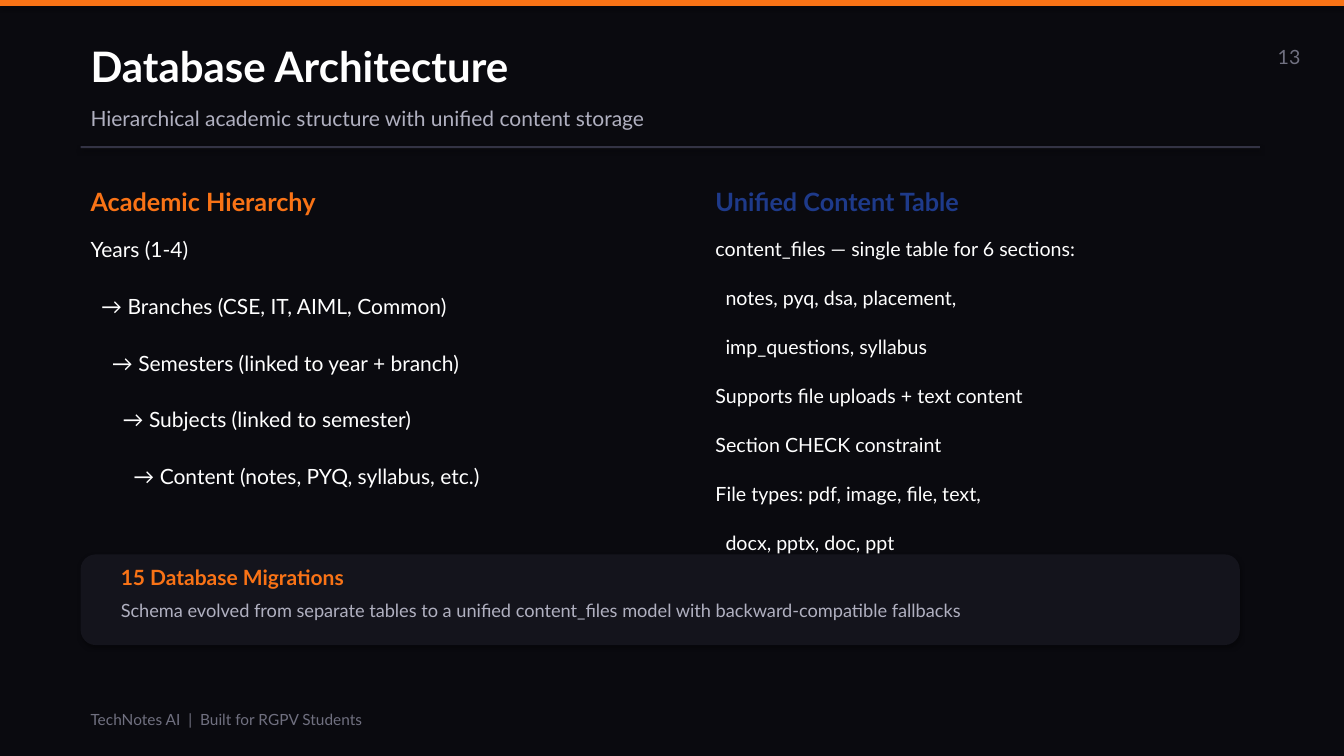
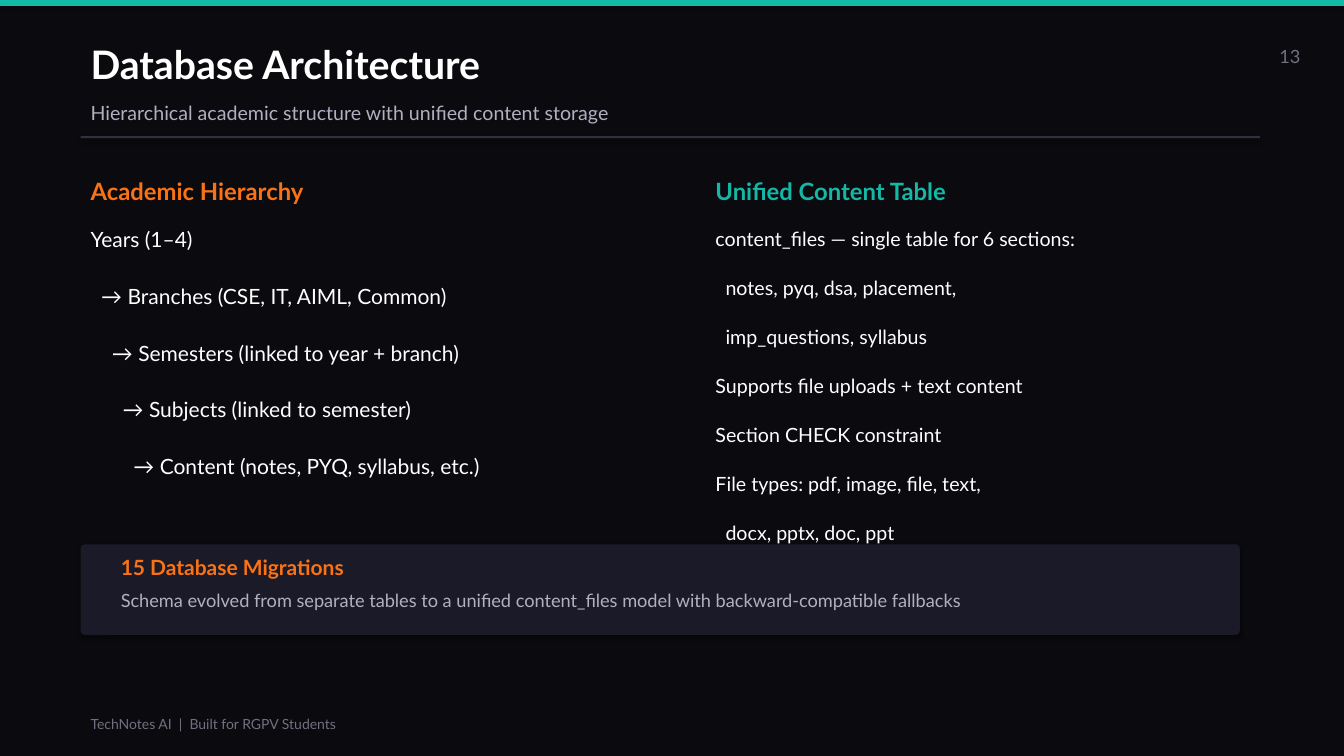
Before and after one commit to Dhruvtiwari059/tecgnotes, a slide deck: slide 13 of TechNotes_AI_Presentation.pptx. Drawn at 1344x756 pixels with LibreOffice and Linux fonts; fonts in the diff are those of the drawing. Boxes give left, top, right and bottom in pixels: in the first picture for what was removed or moved away, otherwise in the second. Text is boxed around its words. In the diff, an @@ line names an element or a change of style, - is before the commit and + after.

```diff
--- a/TechNotes_AI_Presentation.pptx
+++ b/TechNotes_AI_Presentation.pptx
@@ rectangle at <box>0,0,1344,6</box>: fill #F97316 to #14B8A6 @@
@@ text "Database Architecture" at <box>91,50,480,80</box>: size 30 to 28 pt @@
@@ text "13" at <box>1279,50,1300,63</box>: size 14 to 13 pt @@
@@ text "Hierarchical academic structure with unified ..." at <box>91,105,609,124</box>: size 15 to 14 pt @@
@@ rectangle at <box>81,136,1260,138</box>: fill #333344 to #303040 @@
@@ text "Academic Hierarchy" at <box>91,182,304,204</box>: size 18 to 17 pt @@
@@ text "Unified Content Table" at <box>715,182,946,200</box>: size 18 to 17 pt, text colour #1E3A8A to #14B8A6 @@
@@ text at <box>91,231,193,250</box>: text changed @@
-Years (1-4)
+Years (1–4)
@@ 6 texts, 1 rectangle, 1 rounded rectangle: place and size @@
-6 texts, 1 rectangle, 1 rounded rectangle at <box>81,146,1260,645</box>
+6 texts, 1 rectangle, 1 rounded rectangle at <box>81,136,1260,635</box>
@@ rounded rectangle at <box>81,544,1240,635</box>: fill #14141C to #1A1A28; proportions changed @@
@@ text "TechNotes AI | Built for ..." at <box>91,719,336,729</box>: size 11 to 10 pt @@
```
Also in this commit, not shown: 16 other slides changed, 1 slide added, 1 slide removed.
